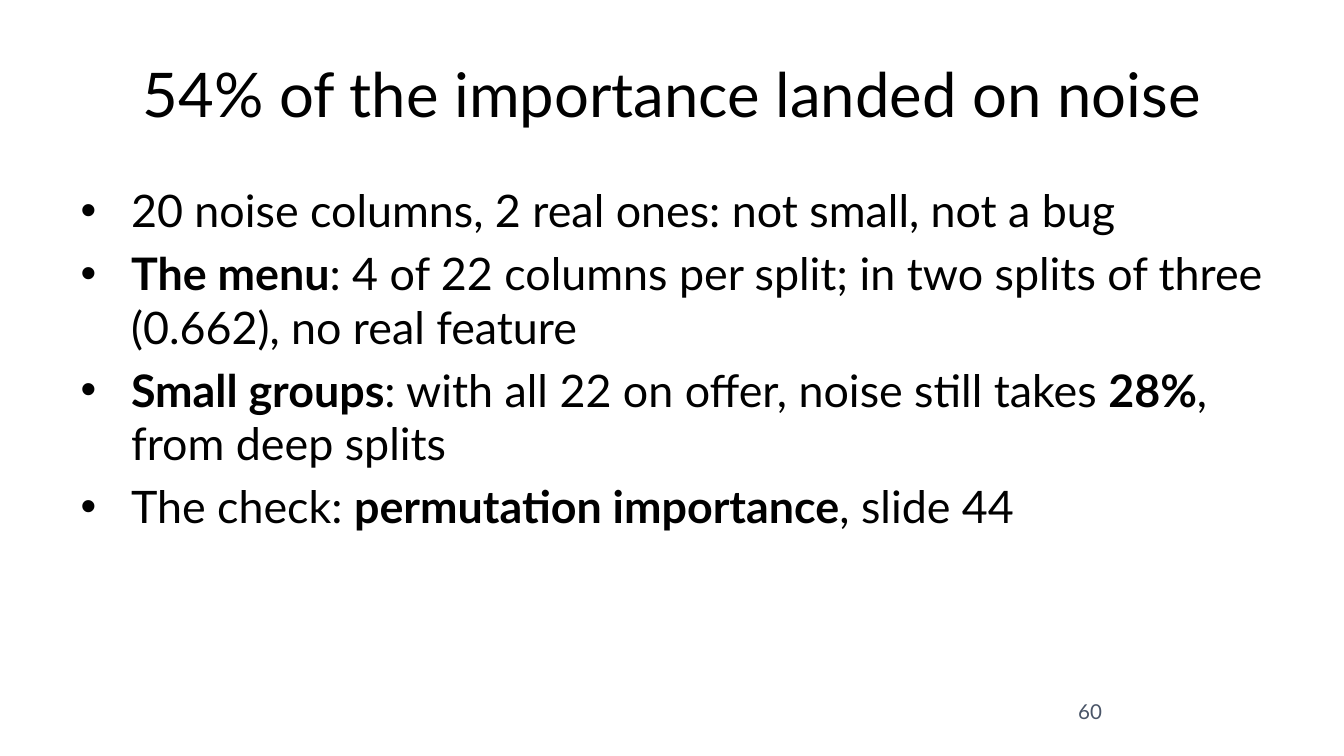
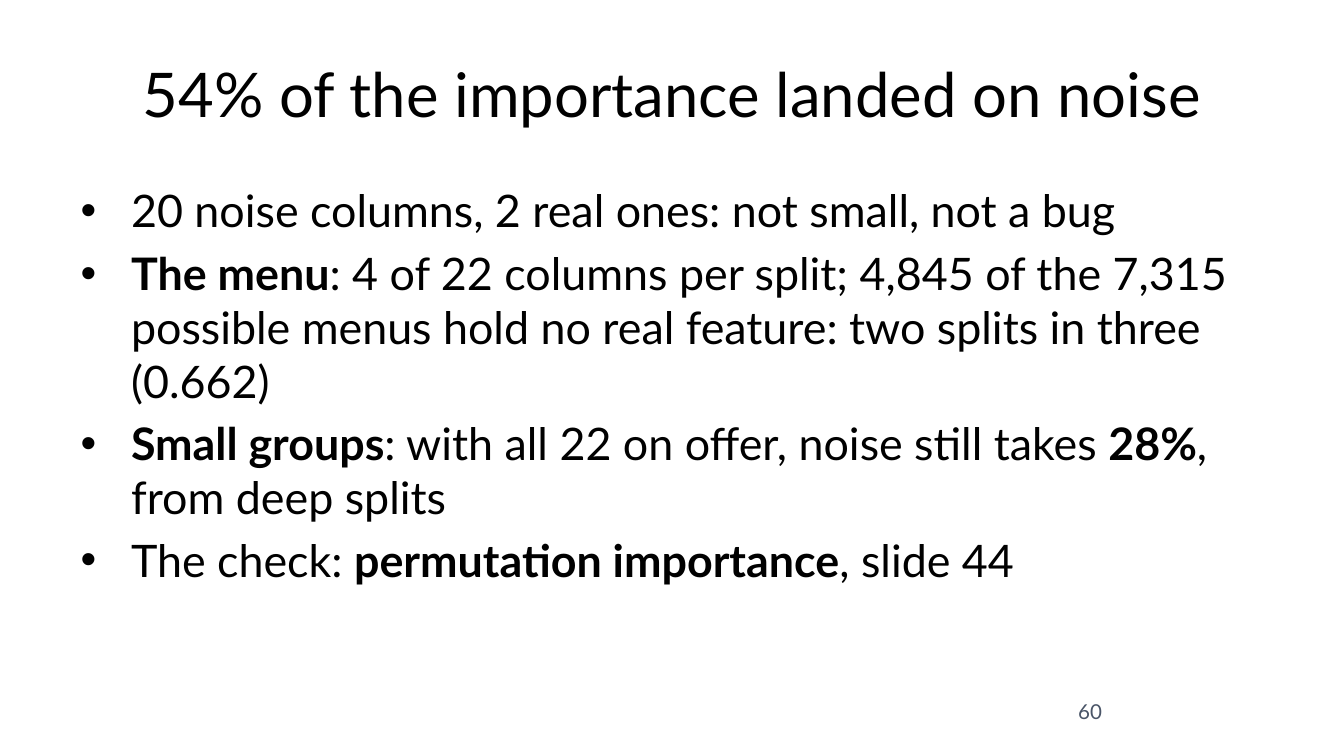
Before and after one commit to fabioantonini/technologies-for-artificial-intelligence, a slide deck: slide 60 of Lessons/07_trees_and_ensembles/Slides/trees_and_ensembles_slides.pptx. Drawn at 1344x756 pixels with LibreOffice and Linux fonts; fonts in the diff are those of the drawing; background and template pictures are left out. Boxes give left, top, right and bottom in pixels: in the first picture for what was removed or moved away, otherwise in the second. Text is boxed around its words. In the diff, an @@ line names an element or a change of style, - is before the commit and + after.

```diff
--- a/Lessons/07_trees_and_ensembles/Slides/trees_and_ensembles_slides.pptx
+++ b/Lessons/07_trees_and_ensembles/Slides/trees_and_ensembles_slides.pptx
@@ text at [131, 256, 1227, 405]: text changed @@
-• The menu: 4 of 22 columns per split; in two splits of three (0.662), no real feature
+• The menu: 4 of 22 columns per split; 4,845 of the 7,315 possible menus hold no real feature: two splits in three (0.662)
```
Also in this commit, not shown: 8 other slides changed, 14 other files.
